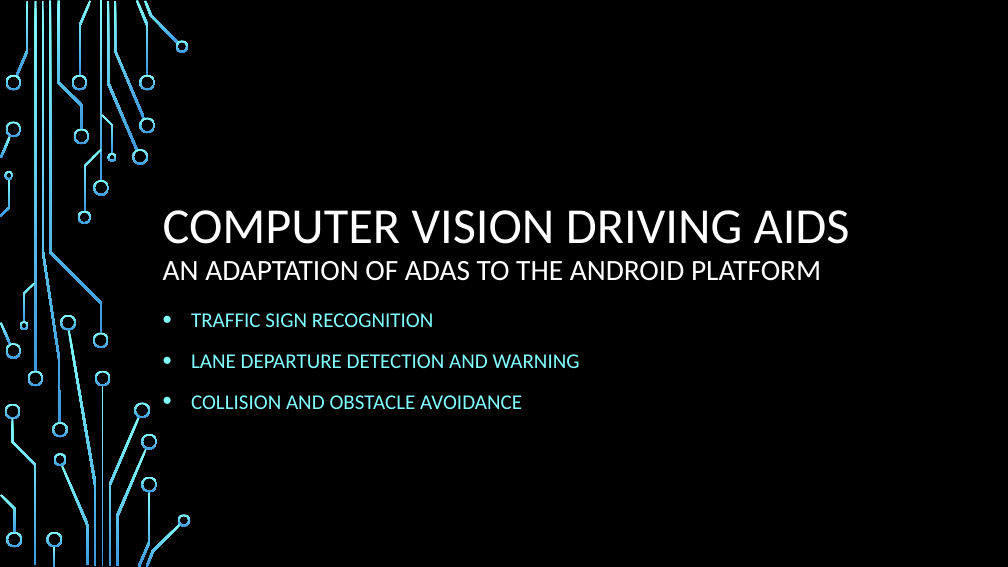
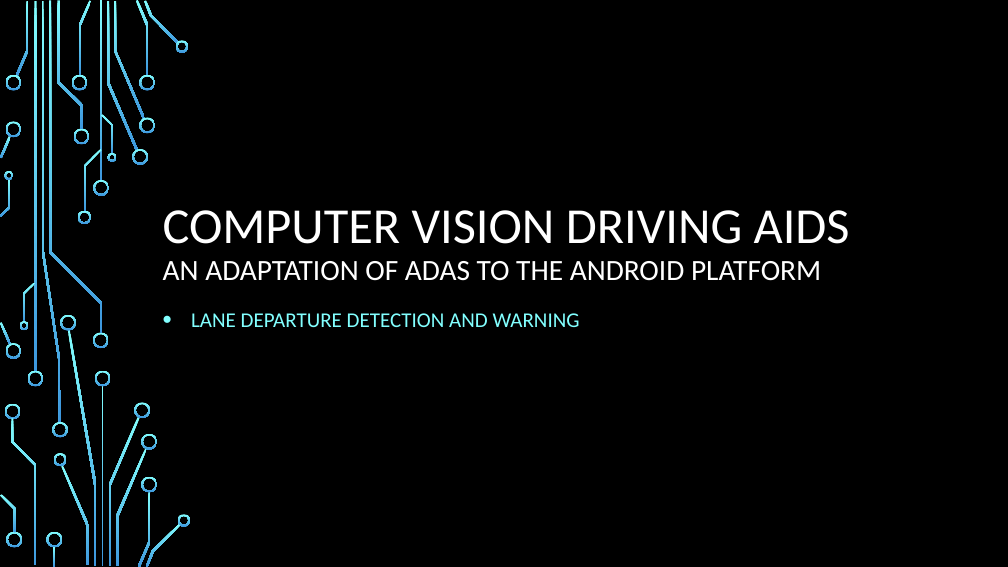
Before and after one commit to Scarabyte/SSW690-Project, a slide deck: slide 1 of docs/Presentations/Computer Vision Driving Aids Design Review.pptx. Drawn at 1008x567 pixels with LibreOffice and Linux fonts; fonts in the diff are those of the drawing; background and template pictures are left out. Boxes give left, top, right and bottom in pixels: in the first picture for what was removed or moved away, otherwise in the second. Text is boxed around its words. In the diff, an @@ line names an element or a change of style, - is before the commit and + after.

Commit message:
Changed wording to reflect current project scope.

```diff
--- a/docs/Presentations/Computer Vision Driving Aids Design Review.pptx
+++ b/docs/Presentations/Computer Vision Driving Aids Design Review.pptx
@@ subtitle at <box>191,313,433,327</box>: paragraph removed @@
-• TRAFFIC SIGN RECOGNITION
@@ subtitle at <box>191,395,522,409</box>: paragraph removed @@
-• COLLISION AND OBSTACLE AVOIDANCE
```
Also in this commit, not shown: 6 other slides changed.
